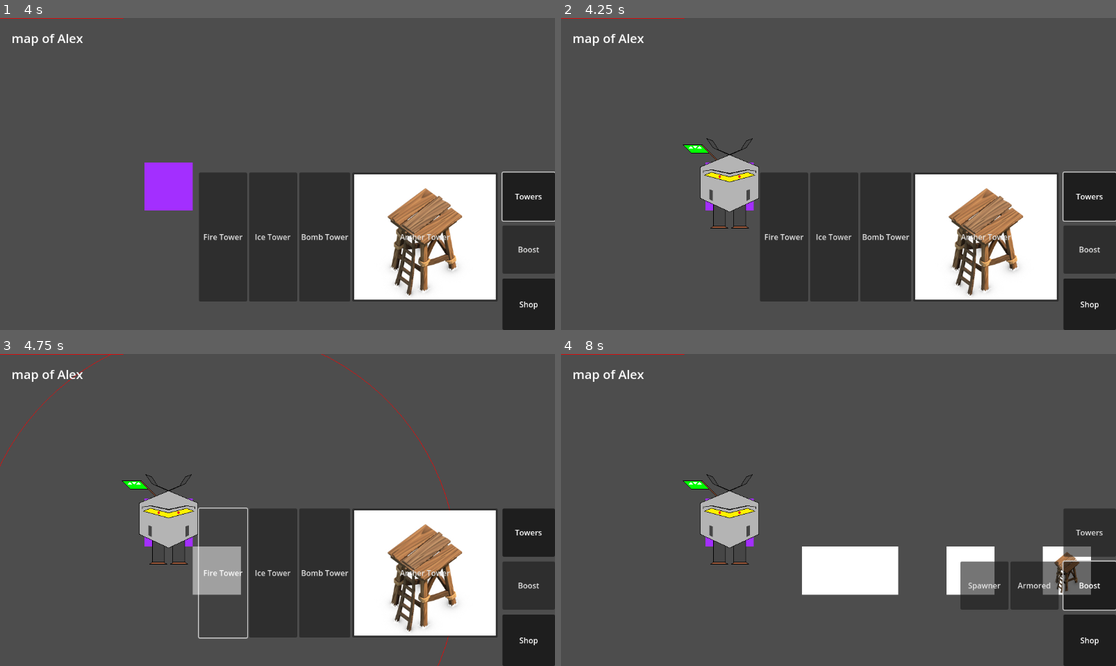
Above: before the commit, frames 1-4 (two rows, left to right).
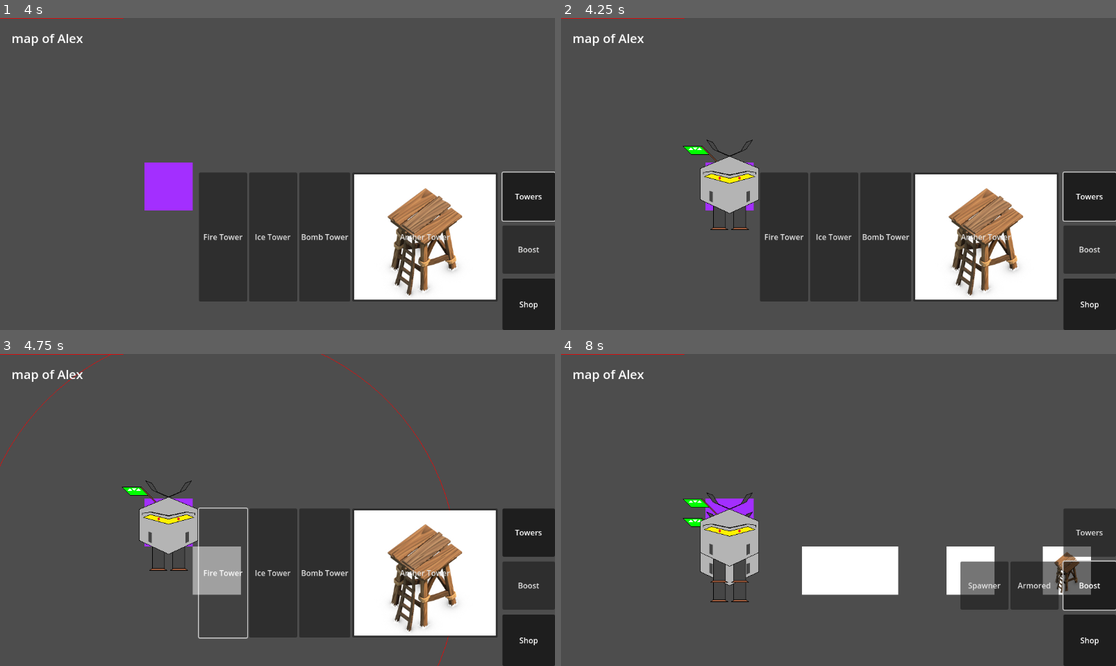
Above: after the commit, the same moments.

Repository: m-conti/melonjam2023
Game: Godot game, scene res://game.tscn
Two runs of this game, one before a commit and one after it. Both use one fixed random seed, a clock stepped at 60 frames per second and the inputs below.
Inputs (mouse positions are in pixels of both pictures, inside the frame that each line leads up to):
- Up to frame 1 (4 s): click (255, 155) at 0.52 s; type "Alex" at 0.6 s; click "Host" at 1.25 s; click "START!" at 2 s; click "Shop" at 2.75 s; click "Towers" at 3.5 s
- Up to frame 2 (4.25 s): no input
- Up to frame 3 (4.75 s): click "Fire Tower" at 4.25 s
- Up to frame 4 (8 s): click "Ice Tower" at 5 s; click "Bomb Tower" at 5.75 s; click "Archer Tower" at 6.5 s; click "Boost" at 7.25 s

Frame 1 is identical in both runs. In frame 2, 0.6% of the frame differs, in the area x 21-36%, y 38-68%; in frame 3, 1.2%; in frame 4, 2.3%, in the area x 21-36%, y 38-80%.
Error before the commit: Trying to assign value of type 'Node2D' to a variable of type 'Map.gd'. (res://Enemies/Enemy.gd:10)

Commit message:
add path

Diff:
--- a/Enemies/Enemy.gd
+++ b/Enemies/Enemy.gd
@@ -7,15 +7,20 @@
 
 @export var fly: bool = false
 
-@onready var map: Map = get_parent()
-var path_idx: int = 0
-var path: PackedVector2Array = PackedVector2Array()
+@onready var map: Map = get_parent().get_parent()
+
+var target_case: Vector2i
+var prev_case: Vector2i
 
 signal damage(amount)
 
 
-func init(path):
-	self.path = path
+func init(player_number: int, current_case: Vector2i):
+	$HitBox.set_collision_layer_value(player_number, true)
+	$HitBox.set_collision_mask_value(player_number, true)
+
+	target_case = current_case
+	prev_case = current_case
 
 
 func _ready():
@@ -37,13 +42,23 @@
 		queue_free()
 
 
+func get_next_case() -> Vector2i:
+	var neighbours = [Vector2i(1, 0), Vector2i(0, 1), Vector2i(-1, 0), Vector2i(0, -1)]
+	neighbours.shuffle()
+
+	for neighbour in neighbours:
+		var new_target = target_case + neighbour
+		if map.is_in_grid(new_target) and map.grid[new_target.x][new_target.y] == null and new_target != prev_case:
+			return new_target
+
+	return prev_case
+
+
 func _process(delta_time):
-	if path.size() <= 0:
-		return
-
-	var target_pos: Vector2 = map.tilemap.map_to_local(path[path_idx])
+	var target_pos: Vector2 = map.tilemap.map_to_local(target_case)
 	position = position.move_toward(target_pos, speed * delta_time)
 
 	if target_pos.is_equal_approx(position):
-		path_idx += 1
-		path_idx %= path.size()
+		var new_target_case = get_next_case()
+		prev_case = target_case
+		target_case = new_target_case
--- a/Entities/Spawner.gd
+++ b/Entities/Spawner.gd
@@ -7,7 +7,9 @@
 
 func spawn():
 	var new_enemy: Enemy = enemy.instantiate()
-	new_enemy.init(PackedVector2Array([Vector2(1, 1), Vector2(1, 5), Vector2(5, 5), Vector2(5, 1)]))
+	var map: Map = get_parent().get_parent()
+
+	new_enemy.init(NetworkState.get_player_number_by_map(map), map.tilemap.local_to_map(position))
 
 	get_parent().add_child(new_enemy)
 	new_enemy.position = position
--- a/Entities/Tower.tscn
+++ b/Entities/Tower.tscn
@@ -12,12 +12,6 @@
 [sub_resource type="CircleShape2D" id="CircleShape2D_kasgm"]
 radius = 500.0
 
-[sub_resource type="SceneReplicationConfig" id="SceneReplicationConfig_1vil5"]
-properties/0/path = NodePath(".:position")
-properties/0/spawn = true
-properties/0/sync = true
-properties/0/watch = false
-
 [node name="tower" type="Node2D"]
 script = ExtResource("1_4doac")
 
@@ -26,17 +20,12 @@
 texture = SubResource("GradientTexture1D_xqc07")
 
 [node name="Area2D" type="Area2D" parent="."]
-collision_layer = 0
-collision_mask = 0
 
 [node name="CollisionShape2D" type="CollisionShape2D" parent="Area2D"]
 shape = SubResource("CircleShape2D_kasgm")
 
 [node name="Timer" type="Timer" parent="."]
 
-[node name="MultiplayerSynchronizer" type="MultiplayerSynchronizer" parent="."]
-replication_config = SubResource("SceneReplicationConfig_1vil5")
-
 [connection signal="area_entered" from="Area2D" to="." method="_on_area_2d_area_entered"]
 [connection signal="area_exited" from="Area2D" to="." method="_on_area_2d_area_exited"]
 [connection signal="timeout" from="Timer" to="." method="_on_timer_timeout"]
Not shown: 1 places in Entities/Tower.tscn that only renumber resources
